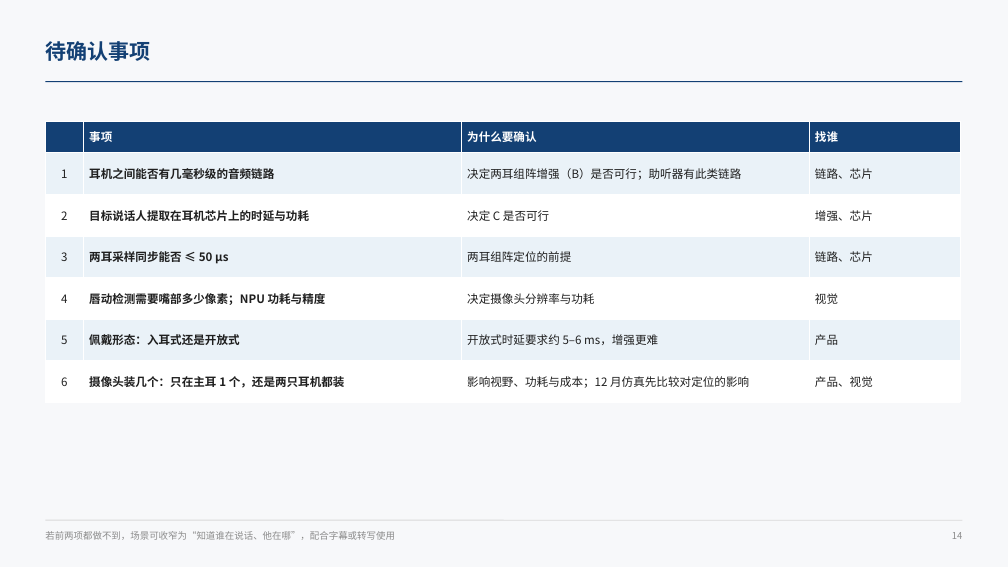
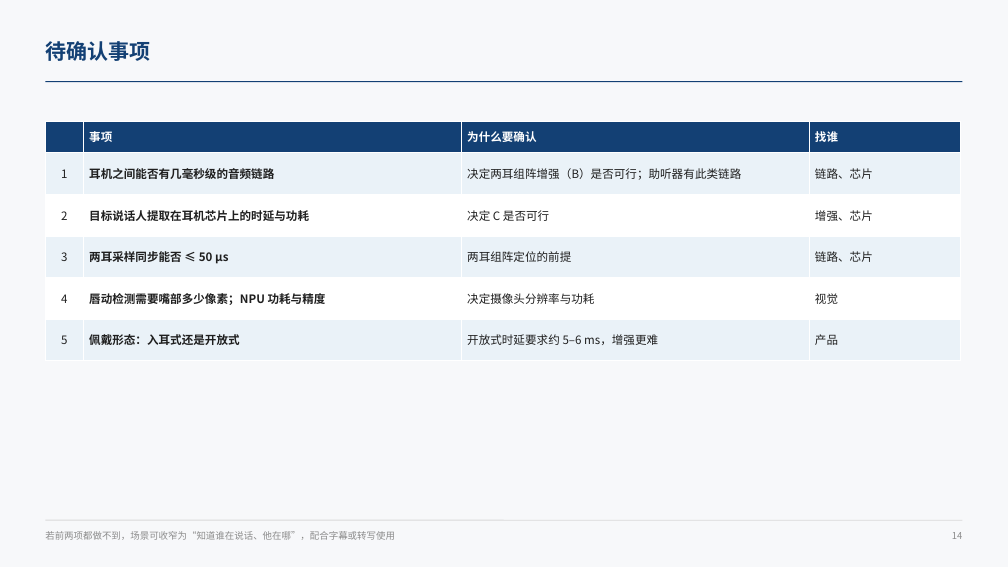
Before and after one commit to ZeroFoxxi/ssl-scene1, a slide deck: slide 14 of 02_耳机声源定位/耳机摄像头听觉辅助_整体设计方案.pptx. Drawn at 1008x567 pixels with LibreOffice and Linux fonts; fonts in the diff are those of the drawing. Boxes give left, top, right and bottom in pixels: in the first picture for what was removed or moved away, otherwise in the second. Text is boxed around its words. In the diff, an @@ line names an element or a change of style, - is before the commit and + after.

```diff
--- a/02_耳机声源定位/耳机摄像头听觉辅助_整体设计方案.pptx
+++ b/02_耳机声源定位/耳机摄像头听觉辅助_整体设计方案.pptx
@@ table at <box>45,121,960,349</box> @@
-row 7: 6 | 摄像头装几个：只在主耳 1 个，还是两只耳机都装 | 影响视野、功耗与成本；12 月仿真先比较对定位的影响 | 产品、视觉
```
Also in this commit, not shown: 3 other slides changed, 4 other files.
